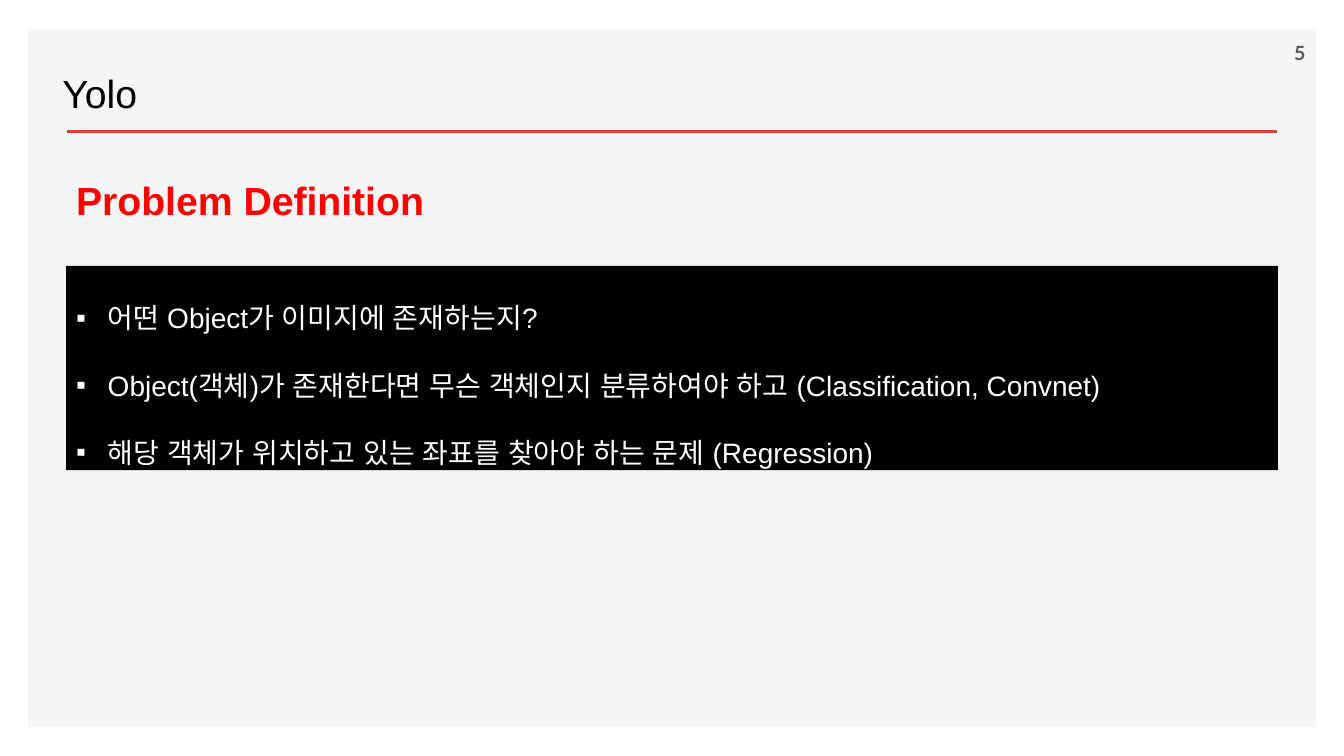
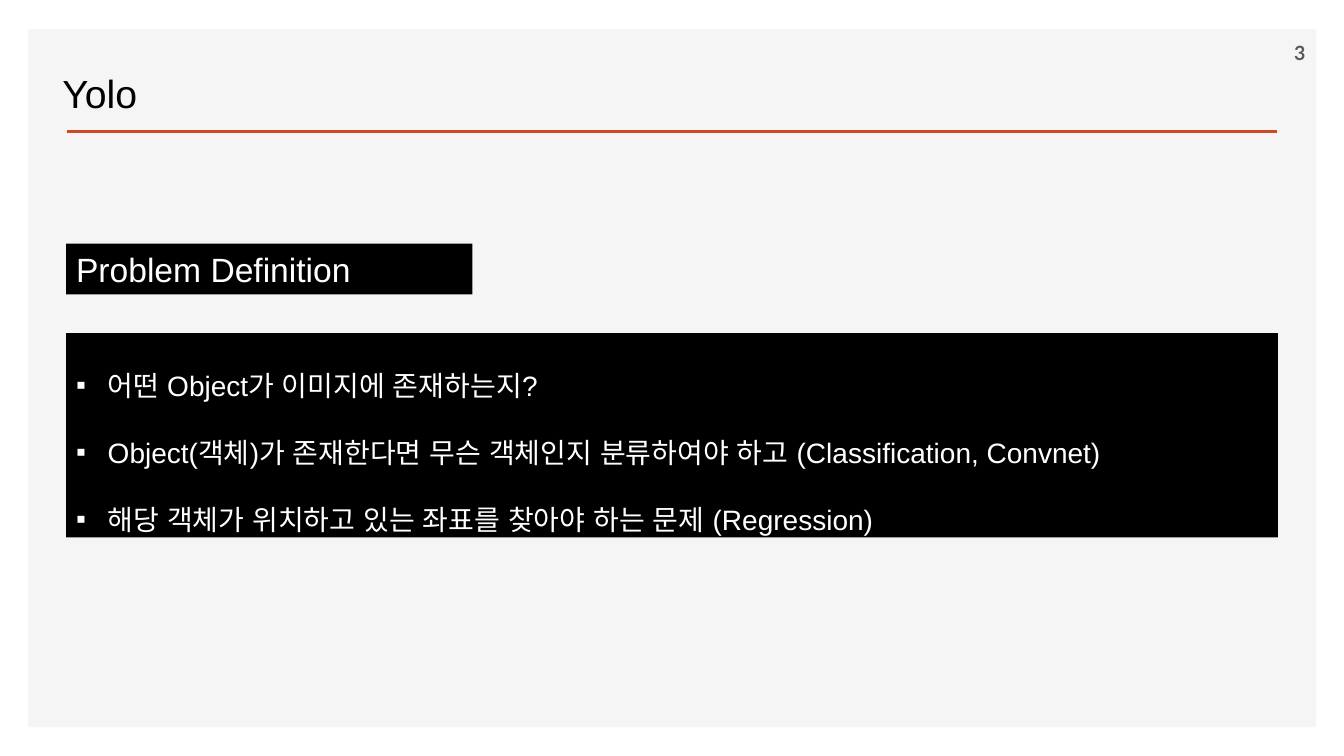
Before and after one commit to ancestor9/2026_Fall_Deep-Learning-with-Python, a slide deck: slide 3 of Chapter 12 Object detection.pptx (slide 5 before the commit). Drawn at 1344x756 pixels with LibreOffice and Linux fonts; fonts in the diff are those of the drawing; background and template pictures are left out. Boxes give left, top, right and bottom in pixels: in the first picture for what was removed or moved away, otherwise in the second. Text is boxed around its words. In the diff, an @@ line names an element or a change of style, - is before the commit and + after.

```diff
--- a/Chapter 12 Object detection.pptx
+++ b/Chapter 12 Object detection.pptx
@@ page number at (x1=1294, y1=45, x2=1305, y2=60): text changed @@
-5
+3
@@ rectangle "Problem Definition" resized from (x1=76, y1=186, x2=424, y2=216) to (x1=67, y1=244, x2=473, y2=294) @@
@@ rectangle "Problem Definition" at (x1=67, y1=244, x2=473, y2=294): size 28 to 24 pt, text colour #FF0000 to #FFFFFF, bold off; fill none to #000000 @@
@@ rectangle "어떤 Object가 이미지에 존재하는지?" moved from (x1=67, y1=266, x2=1278, y2=471) to (x1=67, y1=333, x2=1278, y2=537) @@
```
Also in this commit, not shown: 14 other slides changed, 3 slides added.
